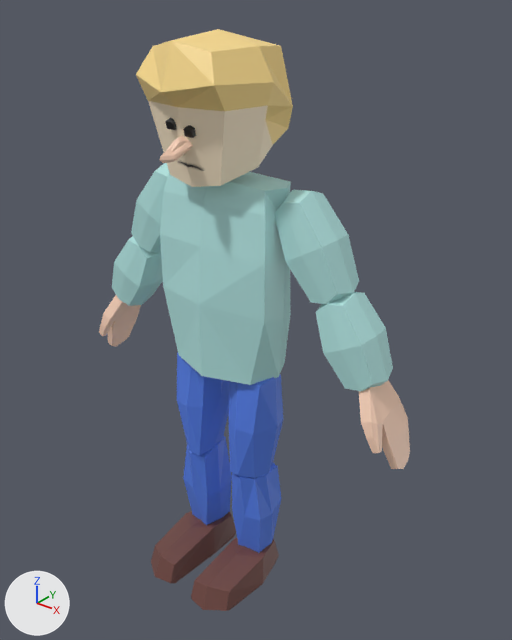
The Blender file psNULL.blend as it was, and as the next commit left it.
One viewpoint serves both versions: a camera (50 mm lens) standing at (6.42, -7.42, 9.31) and looking at (0.38, 0.13, 4.63). The axes (+X, +Y, +Z) are drawn at lower left. The lights are the same throughout.

The older version as bpy lines, for what is in view:
```python
ob_cube_001 = bpy.data.objects.new('Cube.001', me_cube_002)
ob_cube_001.location = (0.0, 0.0, 3.2)
ob_cube_004 = bpy.data.objects.new('Cube.004', me_cube_005)
ob_cube_004.location = (0.0, 0.0, 3.2)
ob_cube_011 = bpy.data.objects.new('Cube.011', me_cube_011)
ob_cube_011.location = (0.0, 0.0, 3.2)
ob_head = bpy.data.objects.new('head', me_cube_001)
ob_head.location = (0.0, -0.16, 7.84)
ob_sphere_002 = bpy.data.objects.new('Sphere.002', me_sphere_003)
ob_sphere_002.parent = ob_head
ob_sphere_002.location = (0.000883, -1.057, 7.108)
ob_sphere_002.rotation_euler = (0.212, 0.0, 0.0)  # degrees (12, 0, 0)
ob_sphere_002.scale = (0.914, 0.818, 0.818)
# also in view: 'Cube.014' at (-0.54, -0.56, 0.27); 'Cube.012' at (-0.55, -0.09, 3.1); 'Cube.003' at (2.11, 0.12, 4.84); 'Cube.009' at (-1.44, 0.12, 6.02); 'Cube.013' at (-0.55, -0.11, 1.3)
```
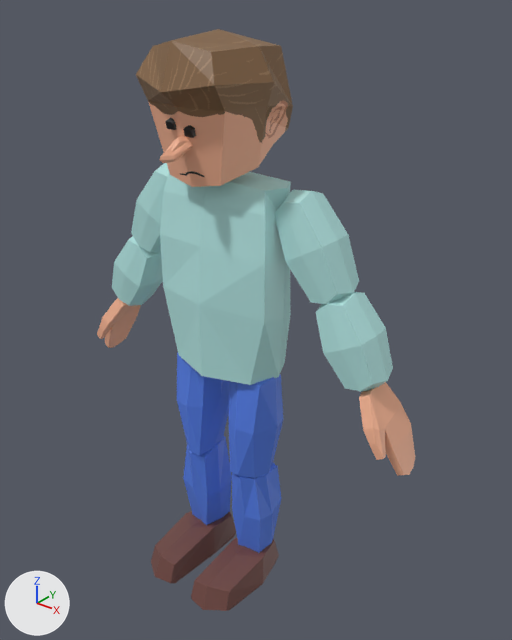
The edits, one by one:
Picture 'devon.png' (img_devon_png) is new.
Material 'Material.001' (mat_material_001) changes colour from beige #ffd7be to beige #f7b594; in linear values from (1.0, 0.68, 0.515) to (0.93, 0.462, 0.296).
Material 'Material.002' (mat_material_002) changes its picture from img_cube_008_base_color to img_devon_png.
me_cube_001 has 36 vertices, 34 faces and spans x -0.89..0.89, y -1.06..0.93, z -1.05..0.86.
me_cube_001 is used by ob_head; location (0.0, -0.16, 7.84).
me_cube_001 part 1: texture (UV) coordinates of 34 of 34 faces, centred in x -0.78..0.78, y -0.89..0.76, z -0.94..0.75, changed; they spanned u 0.01..0.97, v 0.03..0.99 and now span u 0.16..1.04, v 0.16..1.09.
Object 'Cube.004' (ob_cube_004) moves from (0.0, 0.0, 3.2) to (0.1, 0.0, 2.93).
Object 'Cube.004' (ob_cube_004) turns from (0, 0, 0) to (0, -4.2, -0.1) degrees about x, y and z.
Object 'Cube.011' (ob_cube_011) moves from (0.0, 0.0, 3.2) to (-0.1, 0.0, 2.93).
Object 'Cube.011' (ob_cube_011) turns from (0, 0, 0) to (0, 4.2, 0.1) degrees about x, y and z.

What differs and where, as boxes (x1, y1, x2, y2) in the pictures (512 x 640 px):
'head', surface changed (yellow to brown): (136, 29, 293, 187) in both
'Cube.004', recoloured, moved, turned (beige to brown): before (359, 380, 410, 469); after (359, 382, 415, 476)
'Cube.011', recoloured, moved, turned (beige to brown): before (99, 295, 141, 346); after (97, 298, 141, 348)
'Sphere.002', recoloured: (159, 136, 193, 163) in both
